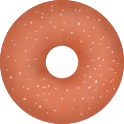
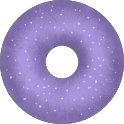
Before/after of a (124, 124) layered artwork. What changed in the layer stack:
"white": opacity 52% → 50%, painted on it over [0, 0, 124, 124]
added layer "purple" above "cyan" over [0, 0, 124, 124]
added layer "green" above "yellow" over [0, 0, 124, 124]
renamed "Copy of red" to "orange", hid it, painted on it over [0, 0, 124, 124]
painted on "red" over [0, 0, 124, 124]
